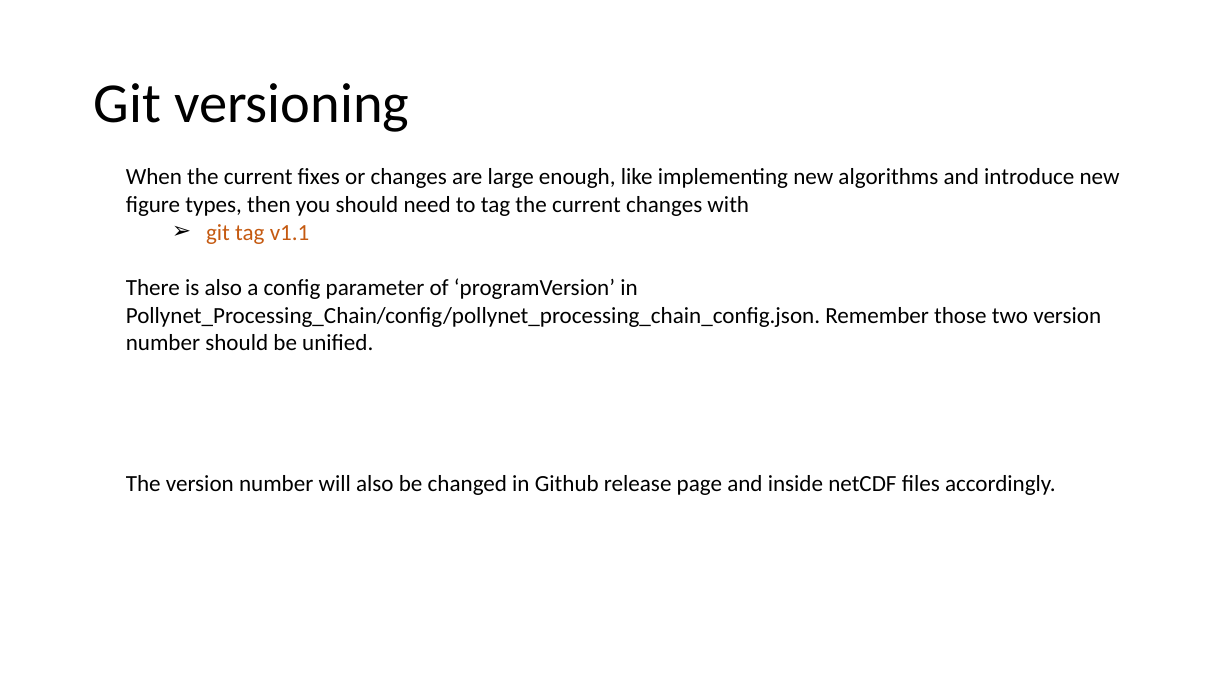
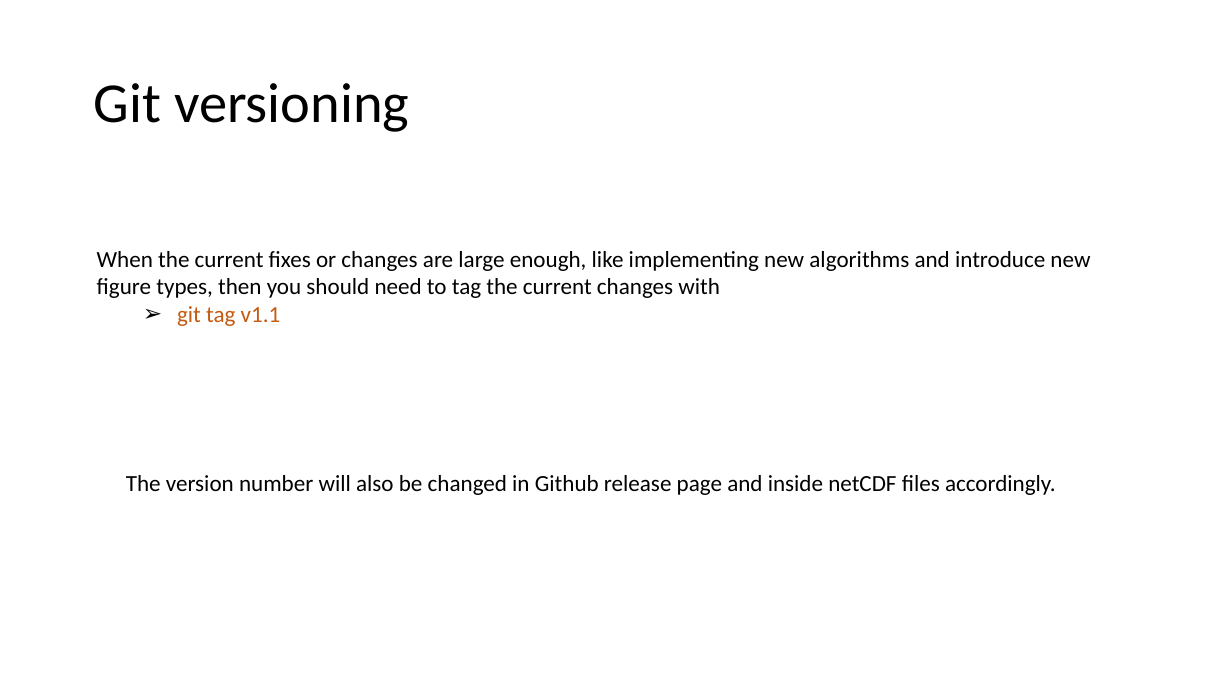
Before and after one commit to PollyNET/Pollynet_Processing_Chain, a slide deck: slide 3 of doc/git_workflow.pptx. Drawn at 1232x693 pixels with LibreOffice and Linux fonts; fonts in the diff are those of the drawing. Boxes give left, top, right and bottom in pixels: in the first picture for what was removed or moved away, otherwise in the second. Text is boxed around its words. In the diff, an @@ line names an element or a change of style, - is before the commit and + after.

```diff
--- a/doc/git_workflow.pptx
+++ b/doc/git_workflow.pptx
@@ text "When the current fixes or ...": place and size @@
-text "When the current fixes or ..." at <box>126,168,1120,350</box>
+text "When the current fixes or ..." at <box>97,251,1090,326</box>
@@ text at <box>126,278,1101,350</box>: paragraph removed @@
-There is also a config parameter of ‘programVersion’ in Pollynet_Processing_Chain/config/pollynet_processing_chain_config.json. Remember those two version number should be unified.
```
Also in this commit, not shown: 34 other files.
